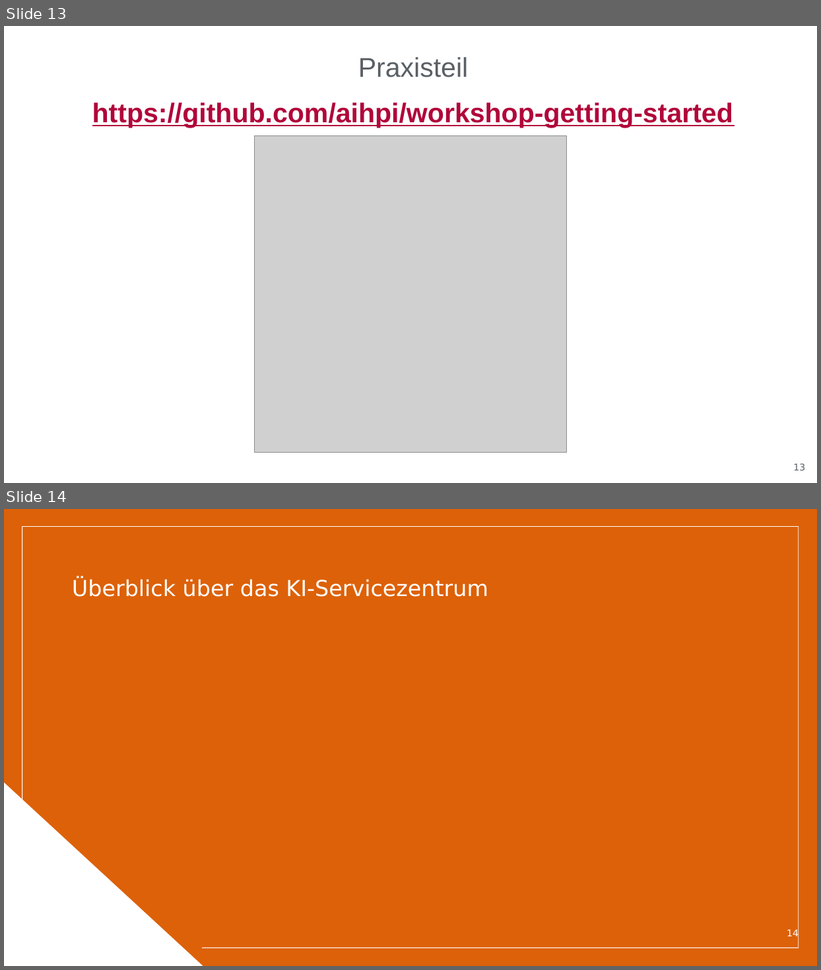
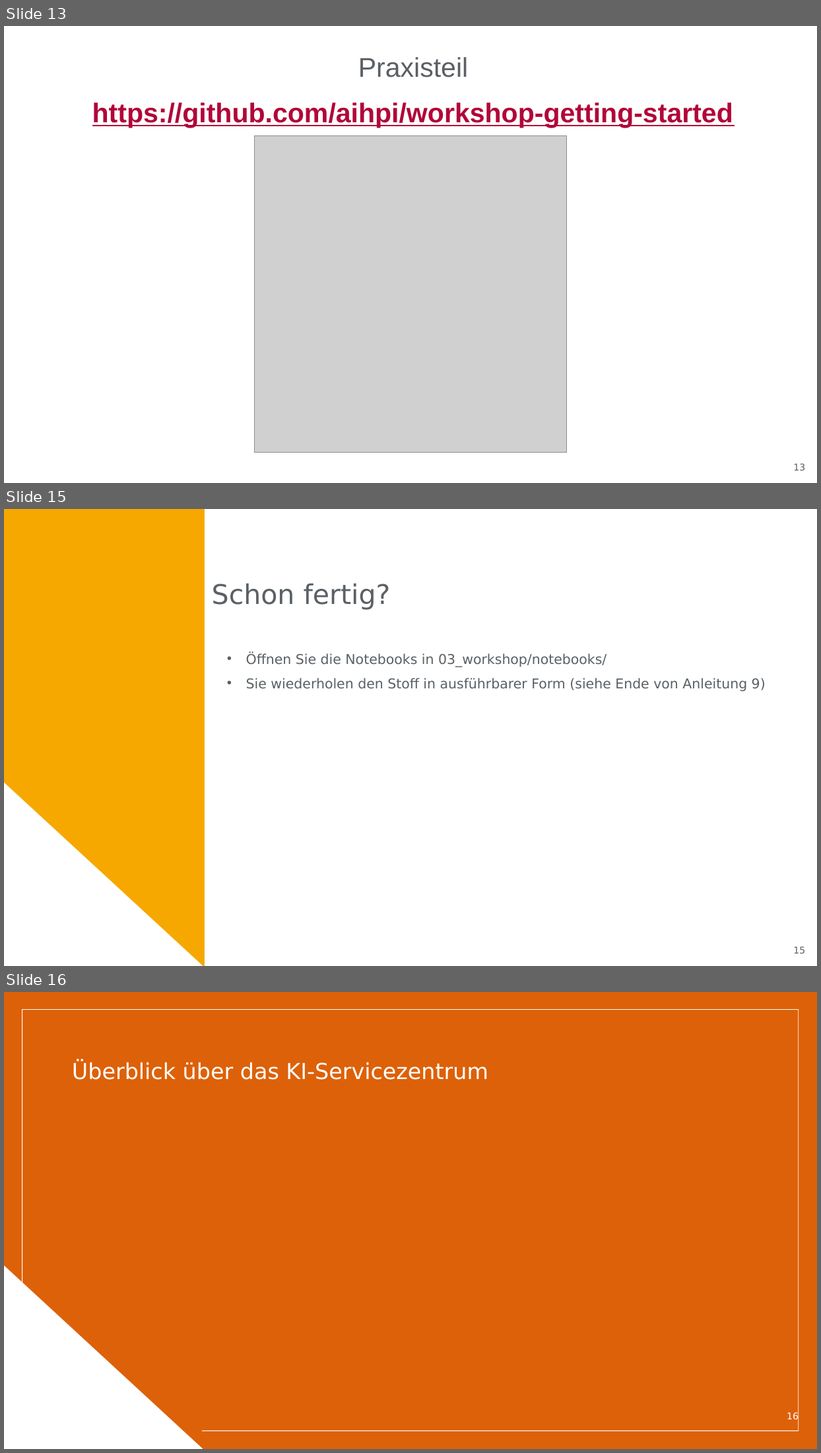
Before and after one commit to aihpi/workshop-getting-started, a slide deck: 03_workshop/slides/slides_german.pptx. Shown one above the other, each under a label of ours: slides 13 and 14 before the commit, slides 13, 15 and 16 after it; the slides between them are not shown. The pictures are 821x970 and 821x1453 pixels, drawn with LibreOffice and Linux fonts; fonts in the diff are those of the drawing; grey boxes stand for pictures; background and template pictures are left out. Boxes give left, top, right and bottom in pixels: in the first picture for what was removed or moved away, otherwise in the second. Text is boxed around its words. In the diff, an @@ line names an element or a change of style, - is before the commit and + after.

```diff
--- a/03_workshop/slides/slides_german.pptx
+++ b/03_workshop/slides/slides_german.pptx
@@ slide 15 added at box(4, 509, 817, 966), background #F6A800; not listed: 1 template element that a slide beside it also shows @@
@@ rectangle added at box(205, 509, 817, 966), fill #FFFFFF @@
@@ title added at box(212, 584, 391, 610), 32 pt, text #5A6065 @@
+Schon fertig?
@@ text added at box(246, 653, 766, 692), 16 pt, text #5A6065 @@
+• Öffnen Sie die Notebooks in 03_workshop/notebooks/
+• Sie wiederholen den Stoff in ausführbarer Form (siehe Ende von Anleitung 9)
@@ page number added at box(793, 947, 805, 954), 11 pt, text #5A6065 @@
+15
@@ what was slide 14 is now slide 16 @@
@@ page number at box(787, 1412, 799, 1422): text changed @@
-14
+16
```
Also in this commit, not shown: 2 slides changed, 1 other slide added, 22 other files.
